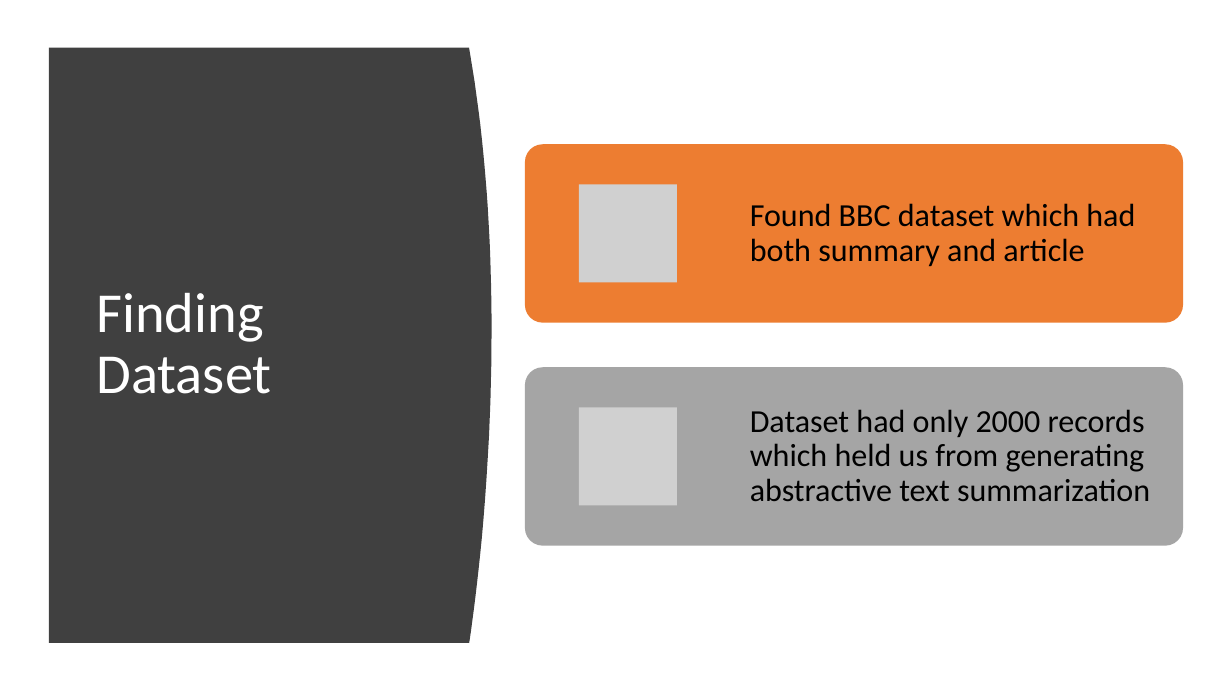
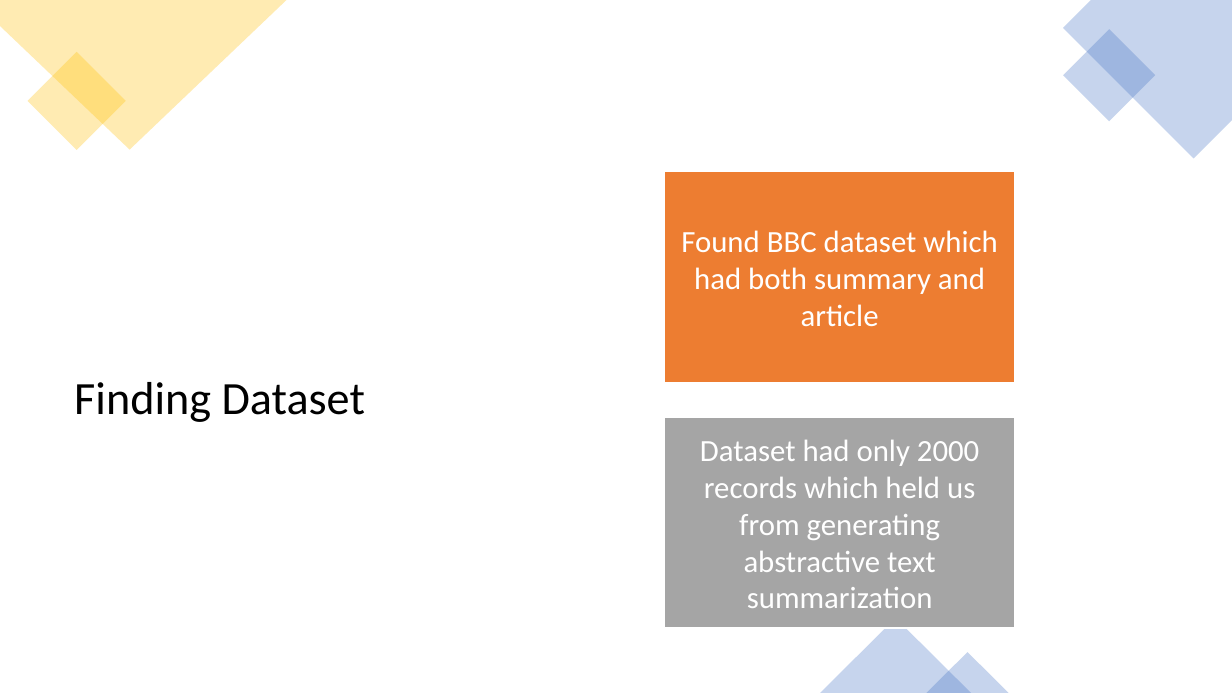
Before and after one commit to karthikktamilmani/Text_Summarization, a slide deck: slide 3 of presentation/p_09.pptx. Drawn at 1232x693 pixels with LibreOffice and Linux fonts; fonts in the diff are those of the drawing; grey boxes stand for pictures. Boxes give left, top, right and bottom in pixels: in the first picture for what was removed or moved away, otherwise in the second. Text is boxed around its words. In the diff, an @@ line names an element or a change of style, - is before the commit and + after.

```diff
--- a/presentation/p_09.pptx
+++ b/presentation/p_09.pptx
@@ freeform shape added at box(0, 0, 287, 150), fill #FFC000 at 30% opacity @@
@@ freeform shape added at box(1063, 0, 1232, 159), fill #4472C4 at 30% opacity @@
@@ rectangle added at box(1063, 29, 1156, 122), fill #4472C4 at 30% opacity @@
@@ rectangle added at box(27, 52, 125, 150), fill #FFC000 at 30% opacity @@
@@ freeform shape removed at box(49, 48, 492, 643) @@
@@ title "Finding Dataset": place and size @@
-title "Finding Dataset" at box(96, 293, 271, 394)
+title "Finding Dataset" at box(74, 382, 365, 422)
@@ title "Finding Dataset" at box(74, 382, 365, 422): size 44 to 36 pt, text colour #FFFFFF to #000000 @@
@@ text "Found BBC dataset which had ...": place and size @@
-text "Found BBC dataset which had ..." at box(750, 203, 1135, 267)
+text "Found BBC dataset which had ..." at box(681, 230, 997, 327)
@@ text "Found BBC dataset which had ..." at box(681, 230, 997, 327): size 25 to 24 pt, text colour #000000 to #FFFFFF; alignment left to centre; line spacing 0.9 to 1 @@
@@ rectangle added at box(665, 172, 1016, 383), fill #ED7D31, outline #FFFFFF 1 pt @@
@@ group removed at box(525, 144, 1183, 545): 2 rounded rectangles, 2 pictures @@
@@ text "Dataset had only 2000 records ..." at box(700, 440, 979, 608): size 25 to 24 pt, text colour #000000 to #FFFFFF; alignment left to centre; line spacing 0.9 to 1 @@
@@ text "Dataset had only 2000 records ...": place and size @@
-text "Dataset had only 2000 records ..." at box(750, 409, 1150, 501)
+text "Dataset had only 2000 records ..." at box(700, 440, 979, 608)
@@ rectangle added at box(665, 418, 1016, 628), fill #A5A5A5, outline #FFFFFF 1 pt @@
@@ triangle added at box(821, 618, 971, 693), fill #4472C4 at 30% opacity @@
@@ triangle added at box(927, 653, 1009, 693), fill #4472C4 at 30% opacity @@
```
Also in this commit, not shown: 6 other slides changed, 3 slides added, 2 slides removed.
